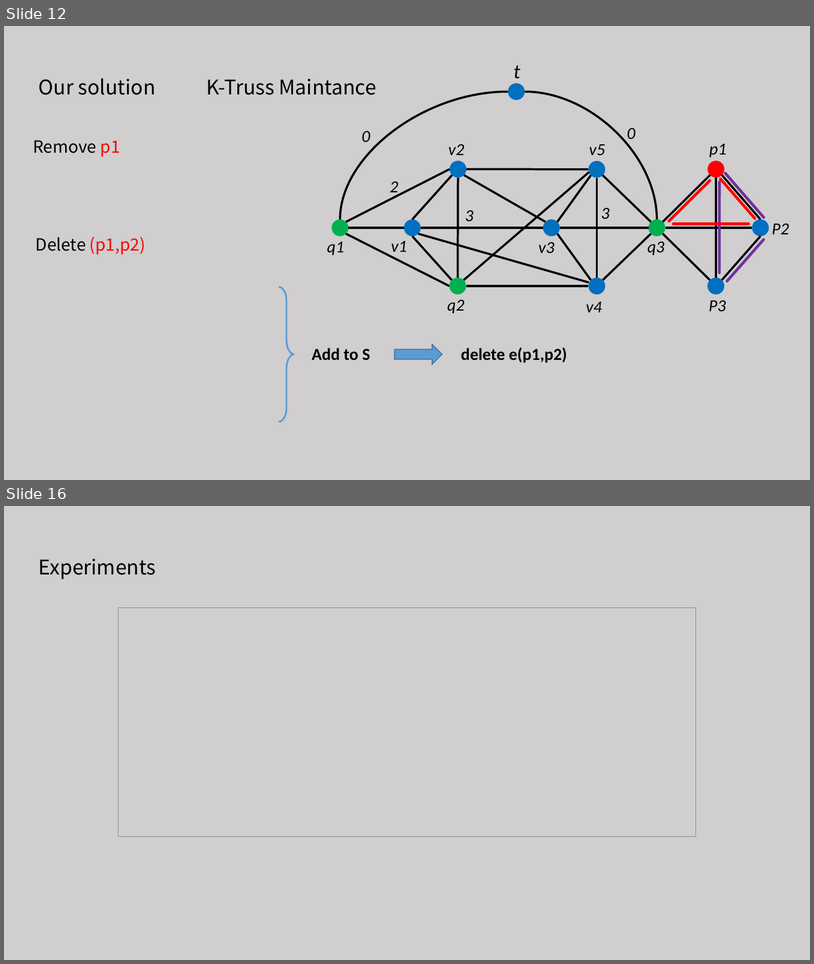
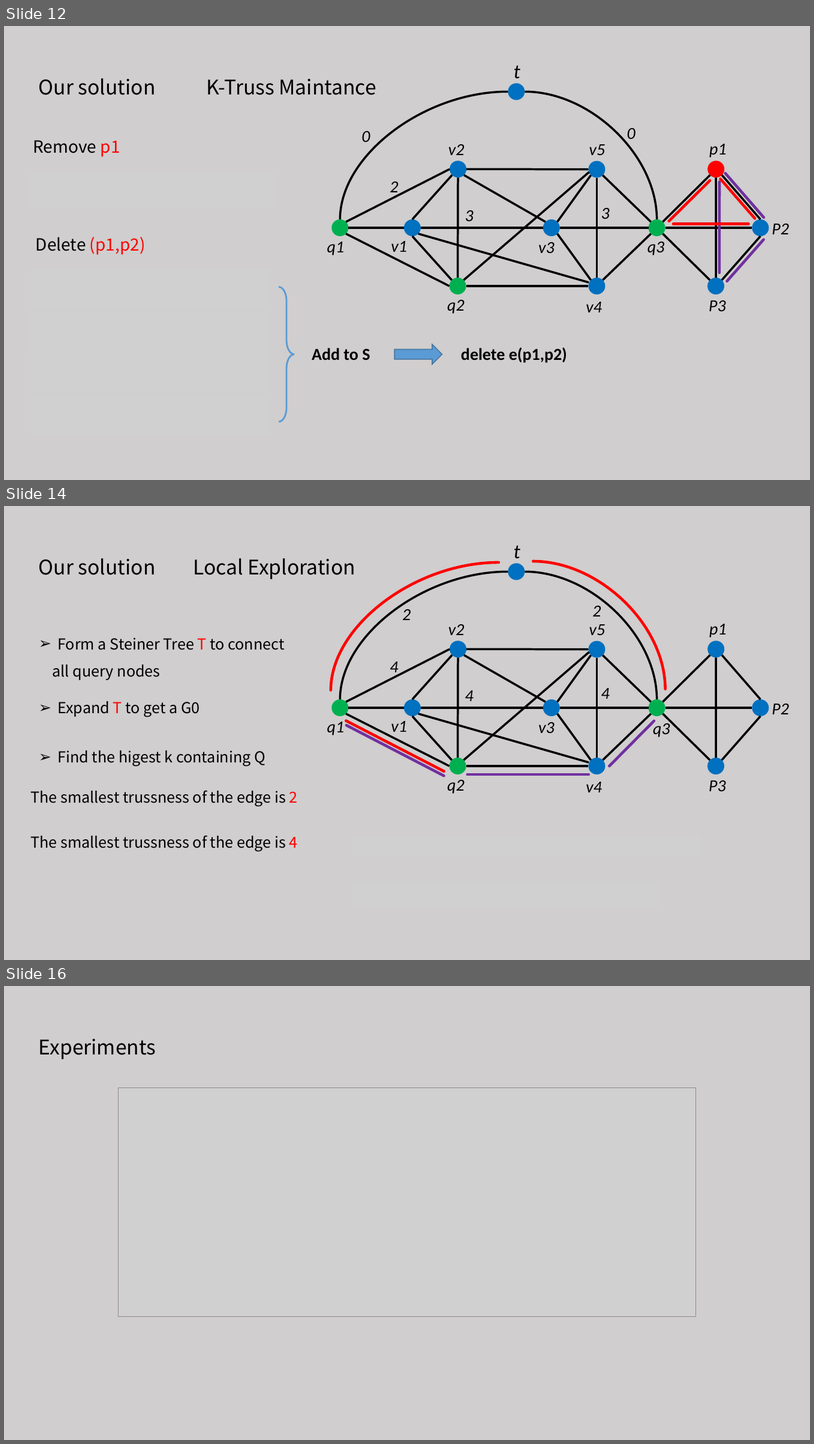
Before and after one commit to tianzhuwei/PPT, a slide deck: Approximate Closest Community Search in Networks.pptx. Shown one above the other, each under a label of ours: slides 12 and 16 before the commit, slides 12, 14 and 16 after it; the slides between them are not shown. The pictures are 814x964 and 814x1444 pixels, drawn with LibreOffice and Linux fonts; fonts in the diff are those of the drawing; grey boxes stand for pictures. Boxes give left, top, right and bottom in pixels: in the first picture for what was removed or moved away, otherwise in the second. Text is boxed around its words. In the diff, an @@ line names an element or a change of style, - is before the commit and + after.

```diff
--- a/Approximate Closest Community Search in Networks.pptx
+++ b/Approximate Closest Community Search in Networks.pptx
@@ slide 14 added at bbox=[4, 506, 810, 960], background #D0CECE @@
@@ text added at bbox=[39, 558, 156, 575], 24 pt, text #000000 @@
+Our solution
@@ text added at bbox=[194, 558, 356, 579], 24 pt, text #000000 @@
+Local Exploration
@@ curved line added from (331, 690) to (499, 562), #FF0000 3.25 pt @@
@@ curved line added from (533, 561) to (666, 688), #FF0000 3.25 pt @@
@@ text added at bbox=[52, 637, 284, 680], 18 pt, text #000000 @@
+➢ Form a Steiner Tree T to connect
+all query nodes
@@ text added at bbox=[57, 701, 200, 717], 18 pt, text #000000 @@
+➢ Expand T to get a G0
@@ group added at bbox=[327, 545, 789, 793]: 24 lines, 17 texts, 12 ellipses, 2 curved lines @@
+q1
+q2
+v4
+v1
+v3
+q3
+v5
+v2
+t
+p1
+P2
+P3
+2
+2
+4
+4
+4
@@ line added from (347, 721) to (444, 771), #FF0000 3.25 pt @@
@@ line added from (609, 766) to (654, 721), #7030A0 3.25 pt @@
@@ line added from (347, 725) to (444, 776), #7030A0 3.25 pt @@
@@ text added at bbox=[57, 750, 266, 766], 18 pt, text #000000 @@
+➢ Find the higest k containing Q
@@ line added from (468, 774) to (589, 774), #7030A0 3.25 pt @@
@@ text added at bbox=[30, 790, 298, 806], 18 pt, text #000000 @@
+The smallest trussness of the edge is 2
@@ text added at bbox=[30, 835, 298, 852], 18 pt, text #000000 @@
+The smallest trussness of the edge is 4
@@ picture added at bbox=[353, 835, 702, 856] @@
@@ picture added at bbox=[353, 882, 660, 906] @@
```
Also in this commit, not shown: 2 slides changed, 2 other slides added, 5 slides removed.
